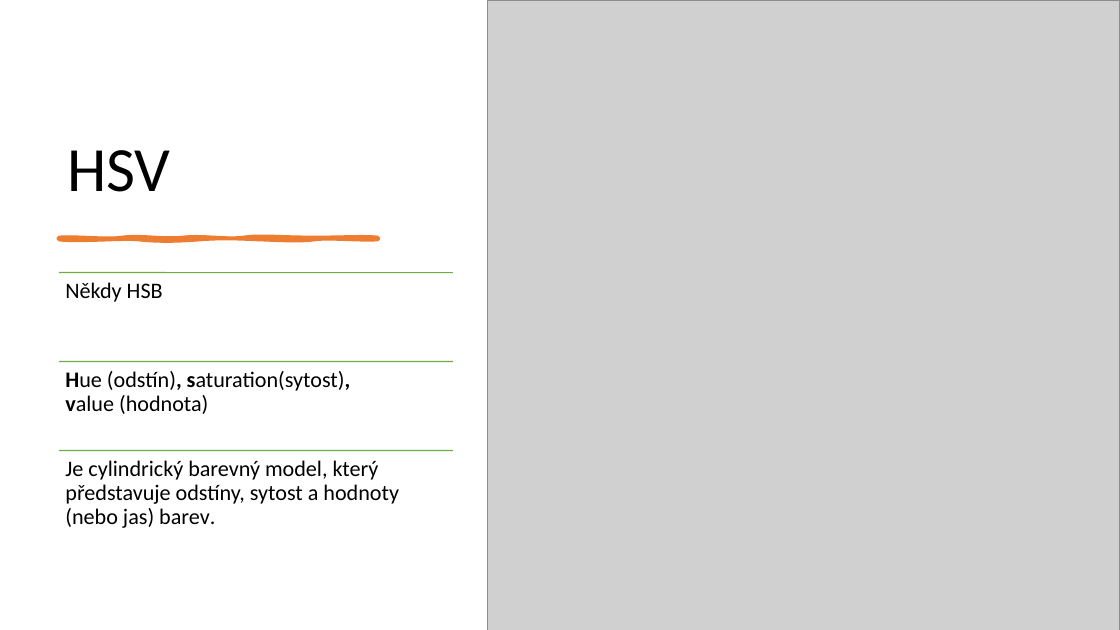
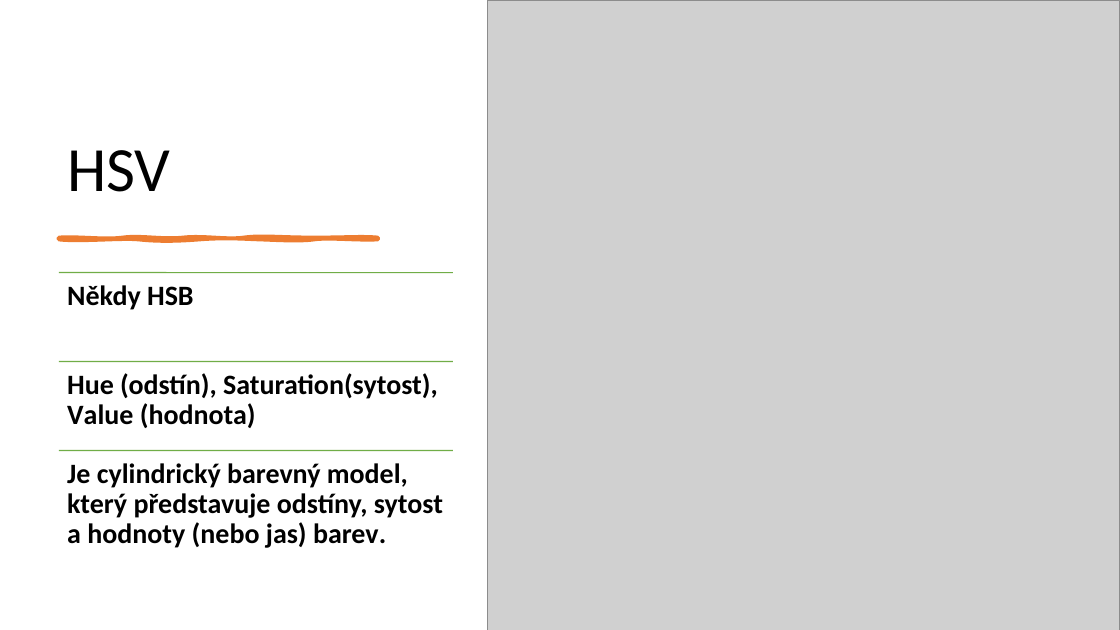
Before and after one commit to ibabayev7/barva, a slide deck: slide 10 of Presentation for IT.pptx. Drawn at 1120x630 pixels with LibreOffice and Linux fonts; fonts in the diff are those of the drawing; grey boxes stand for pictures. Boxes give left, top, right and bottom in pixels: in the first picture for what was removed or moved away, otherwise in the second. Text is boxed around its words. In the diff, an @@ line names an element or a change of style, - is before the commit and + after.

```diff
--- a/Presentation for IT.pptx
+++ b/Presentation for IT.pptx
@@ text "Někdy HSB" at <box>67,285,194,310</box>: size 19 to 24 pt, bold on; more space between paragraphs @@
@@ text at <box>67,373,438,428</box>: text changed; size 19 to 24 pt; bold on @@
-Hue (odstín), saturation(sytost), value (hodnota)
+Hue (odstín), Saturation(sytost), Value (hodnota)
@@ text "Je cylindrický barevný model, který ..." at <box>67,463,443,548</box>: size 19 to 24 pt, bold on; more space between paragraphs @@
```
Also in this commit, not shown: 14 other slides changed.
